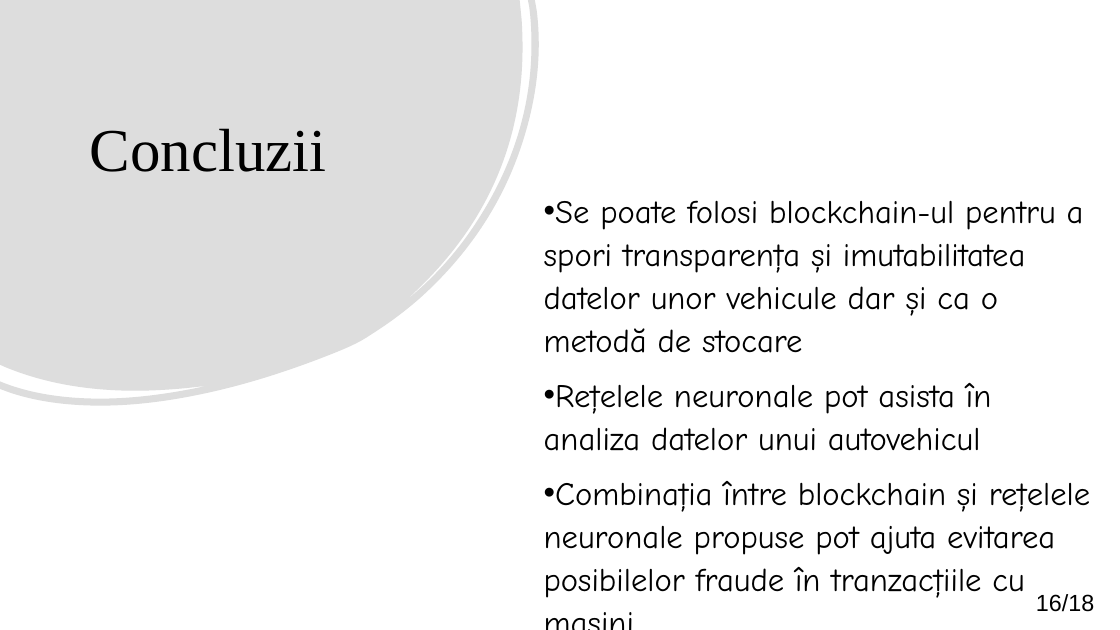
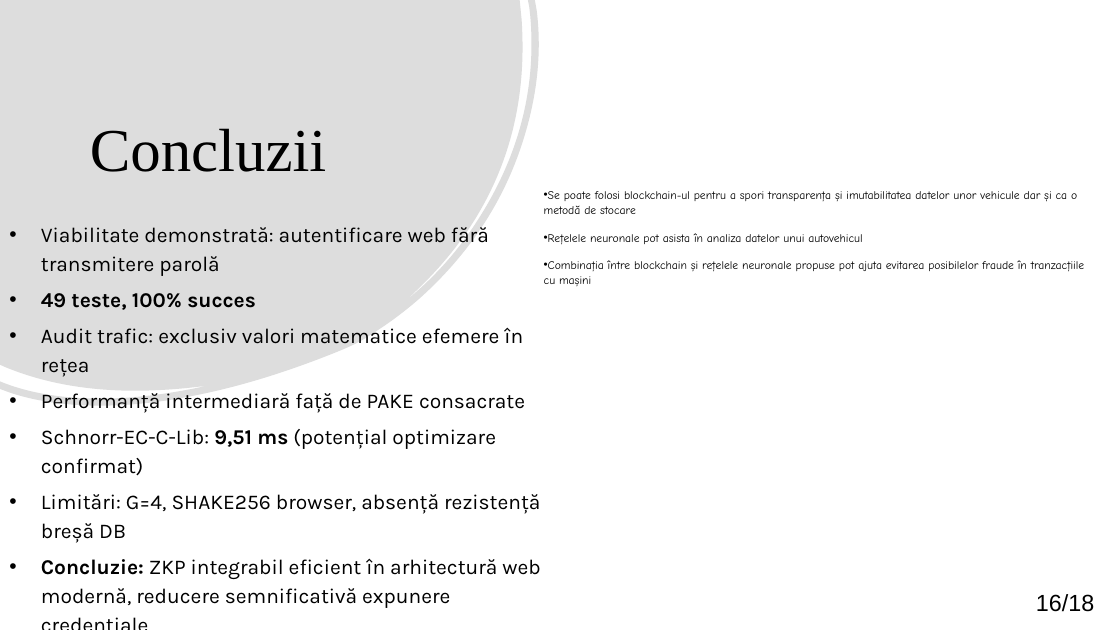
Before and after one commit to matei-rares-a/acas, a slide deck: slide 17 of docs/prezentare/current_draft/disertatie_matei_rares_prezentare_main.pptx (slide 16 before the commit). Drawn at 1120x630 pixels with LibreOffice and Linux fonts; fonts in the diff are those of the drawing. Boxes give left, top, right and bottom in pixels: in the first picture for what was removed or moved away, otherwise in the second. Text is boxed around its words. In the diff, an @@ line names an element or a change of style, - is before the commit and + after.

```diff
--- a/docs/prezentare/current_draft/disertatie_matei_rares_prezentare_main.pptx
+++ b/docs/prezentare/current_draft/disertatie_matei_rares_prezentare_main.pptx
@@ text "Se poate folosi blockchain-ul pentru ..." at [544,191,1084,284]: size 28 to 10 pt @@
@@ text added at [41,227,540,579], 18 pt, text #000000 @@
+• Viabilitate demonstrată: autentificare web fără transmitere parolă
+• 49 teste, 100% succes
+• Audit trafic: exclusiv valori matematice efemere în rețea
+• Performanță intermediară față de PAKE consacrate
+• Schnorr-EC-C-Lib: 9,51 ms (potențial optimizare confirmat)
+• Limitări: G=4, SHAKE256 browser, absență rezistență breșă DB
+• Concluzie: ZKP integrabil eficient în arhitectură web modernă, reducere semnificativă expunere credențiale
```
Also in this commit, not shown: 7 other slides changed, 10 slides added, 9 slides removed, 1 other file.
